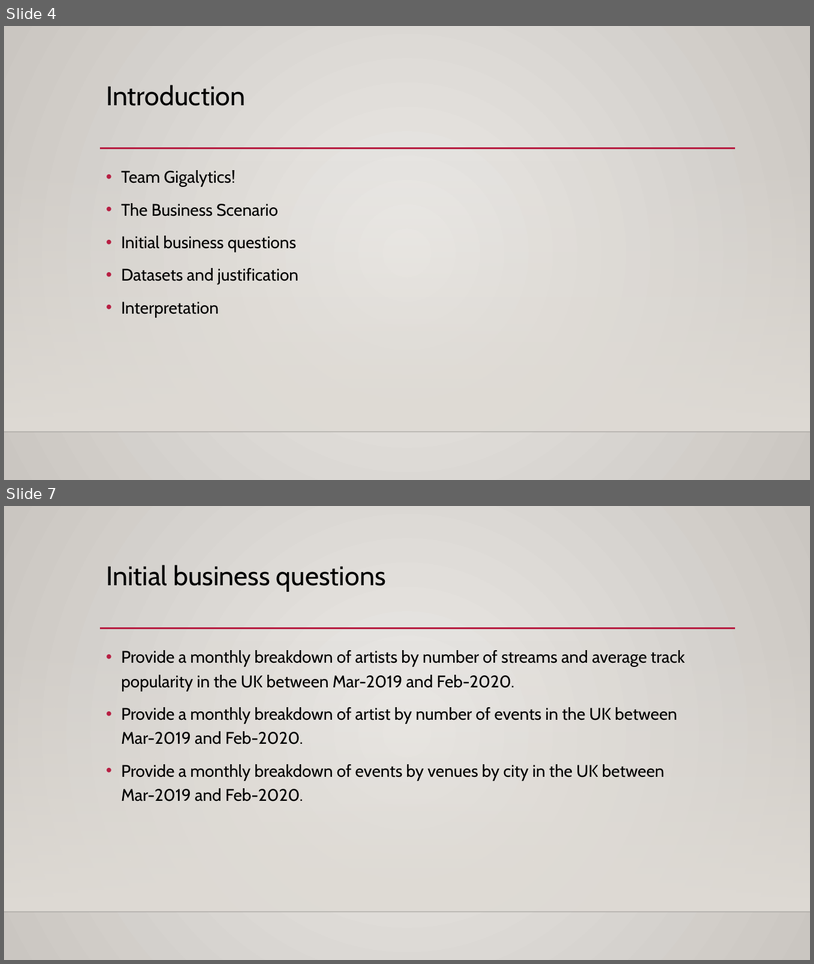
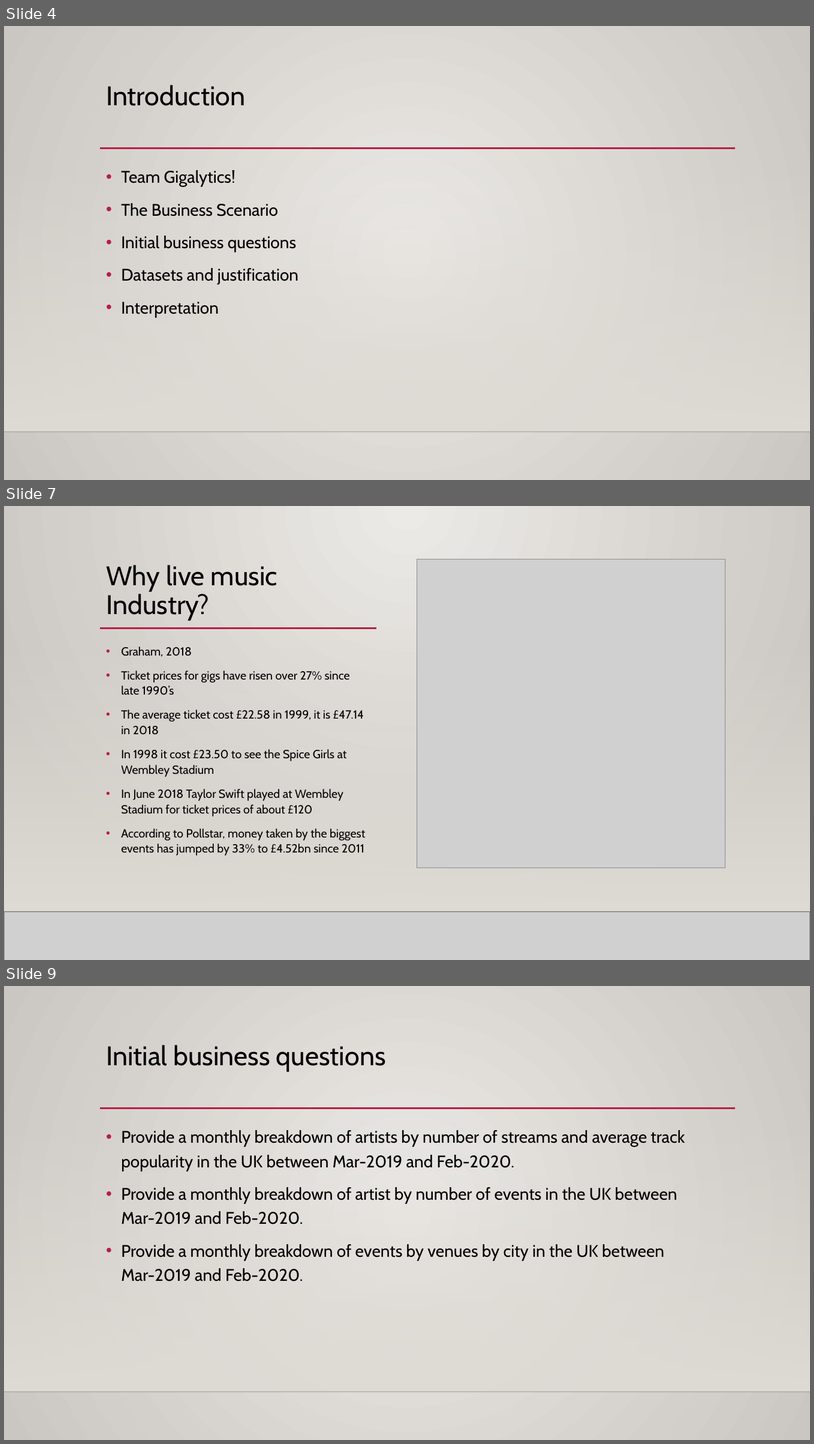
Before and after one commit to mahyarshu/Gigalytics, a slide deck: documents/Presentation/Innovators.pptx. Shown one above the other, each under a label of ours: slides 4 and 7 before the commit, slides 4, 7 and 9 after it; the slides between them are not shown. The pictures are 814x964 and 814x1444 pixels, drawn with LibreOffice and Linux fonts; fonts in the diff are those of the drawing; grey boxes stand for pictures; background and template pictures are left out. Boxes give left, top, right and bottom in pixels: in the first picture for what was removed or moved away, otherwise in the second. Text is boxed around its words. In the diff, an @@ line names an element or a change of style, - is before the commit and + after.

```diff
--- a/documents/Presentation/Innovators.pptx
+++ b/documents/Presentation/Innovators.pptx
@@ slide 7 added at [4,506,810,960], background gradient #ECEAE7 to #CAC7C1; not listed: 3 template elements that a slide beside it also shows @@
@@ rectangle added at [4,506,810,960], fill gradient #ECEAE7 to #CAC7C1 @@
@@ picture added at [417,559,726,868] @@
@@ title added at [106,565,278,621], 32 pt, text #000000 @@
+Why live music Industry?
@@ line added from (100, 628) to (377, 628), #B71E42 2.5 pt @@
@@ rectangle added at [4,640,810,912], fill gradient #DFDBD5 @@
@@ text added at [121,646,365,855], 14 pt, text #000000 @@
+• Graham, 2018
+• Ticket prices for gigs have risen over 27% since late 1990’s
+• The average ticket cost £22.58 in 1999, it is £47.14 in 2018
+• In 1998 it cost £23.50 to see the Spice Girls at Wembley Stadium
+• In June 2018 Taylor Swift played at Wembley Stadium for ticket prices of about £120
+• According to Pollstar, money taken by the biggest events has jumped by 33% to £4.52bn since 2011
@@ picture added at [4,912,810,960] @@
@@ line added from (4, 912) to (810, 912), #000001 1 pt @@
@@ what was slide 7 is now slide 9 @@
```
Also in this commit, not shown: 4 slides changed, 19 other slides added, 1 slide removed.
